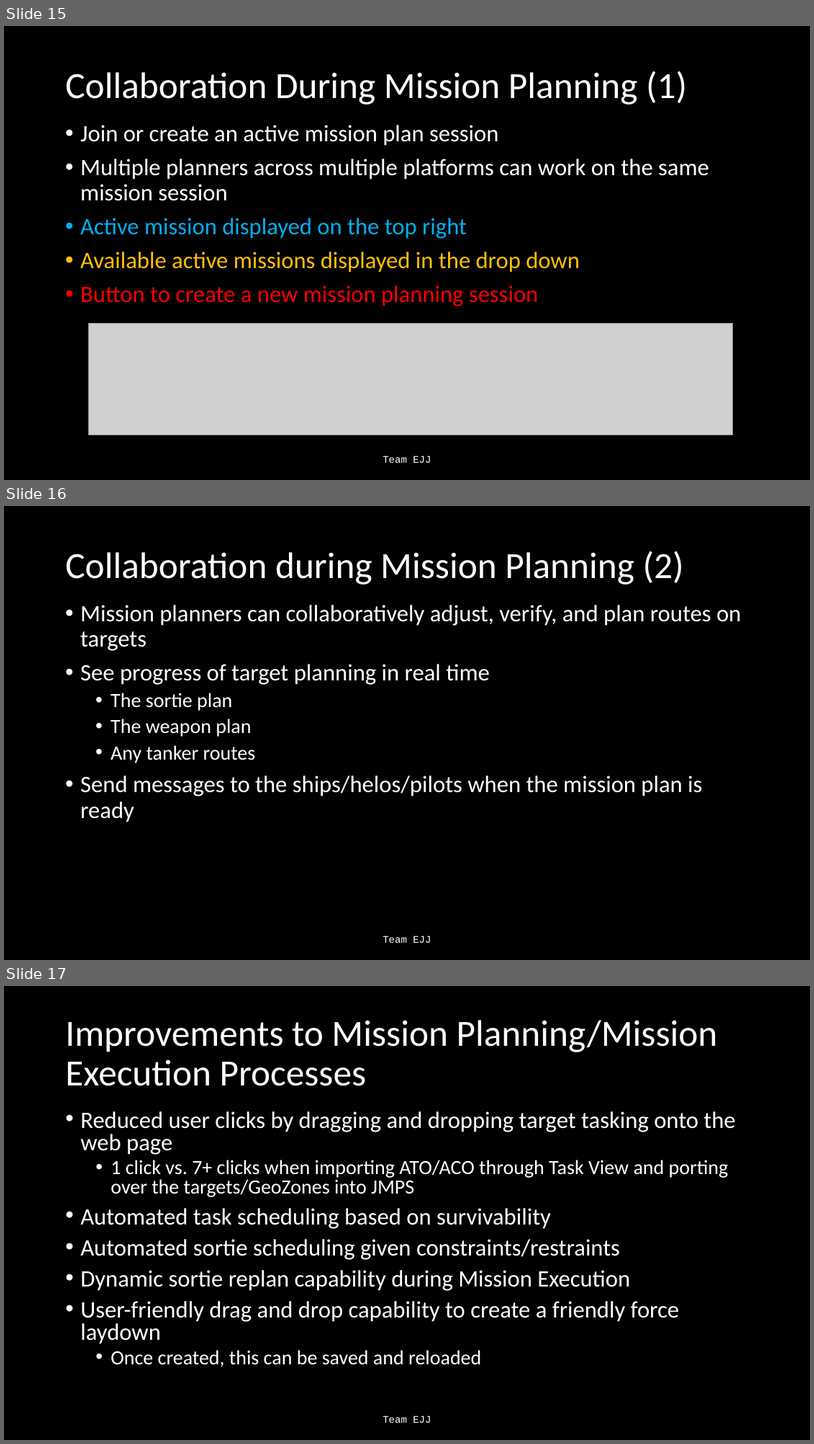
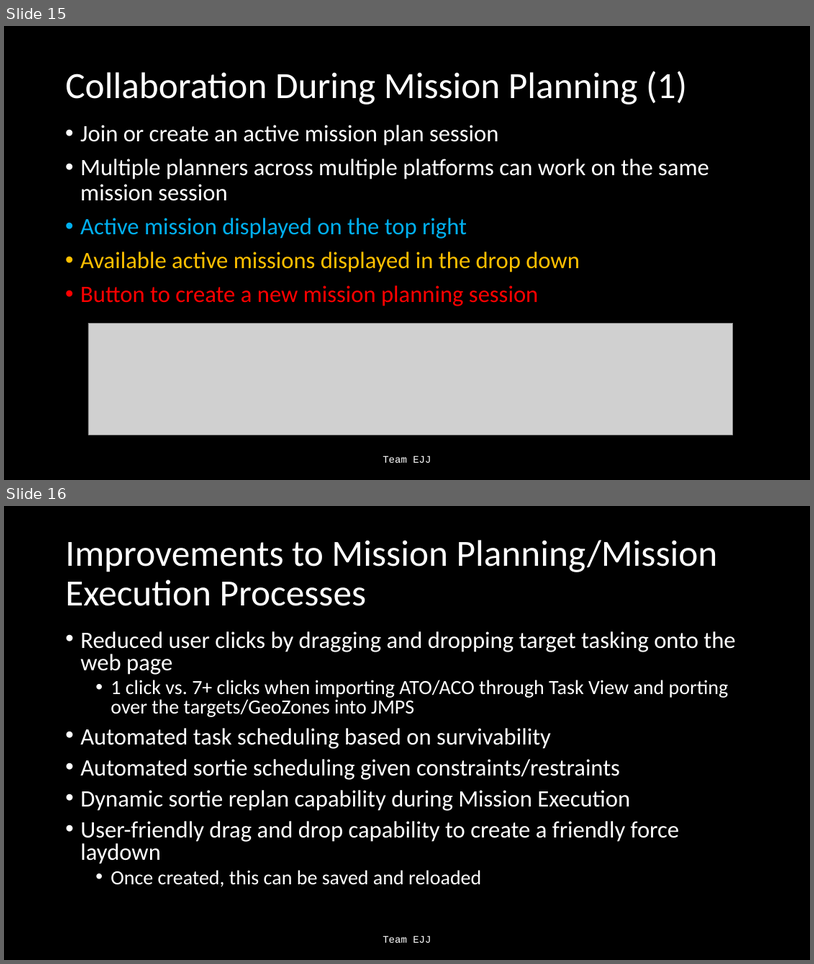
Before and after one commit to Jonathan805/RestrictedPlanning, a slide deck: TeamEJJ.pptx. Shown one above the other, each under a label of ours: slides 15, 16 and 17 before the commit, slides 15 and 16 after it. The pictures are 814x1444 and 814x964 pixels, drawn with LibreOffice and Linux fonts; fonts in the diff are those of the drawing; grey boxes stand for pictures. Boxes give left, top, right and bottom in pixels: in the first picture for what was removed or moved away, otherwise in the second. Text is boxed around its words. In the diff, an @@ line names an element or a change of style, - is before the commit and + after.

```diff
--- a/TeamEJJ.pptx
+++ b/TeamEJJ.pptx
@@ slide 16 removed at (4, 506, 810, 960), background #000000 @@
@@ title removed at (65, 551, 684, 584) @@
-Collaboration during Mission Planning (2)
@@ text removed at (80, 605, 741, 822) @@
-• Mission planners can collaboratively adjust, verify, and plan routes on targets
-• See progress of target planning in real time
-  • The sortie plan
-  • The weapon plan
-  • Any tanker routes
-• Send messages to the ships/helos/pilots when the mission plan is ready
@@ text removed at (383, 935, 431, 942) @@
-Team EJJ
@@ what was slide 17 is now slide 16 @@
```
Also in this commit, not shown: 4 slides changed, 1 slide added, 1 other file.
